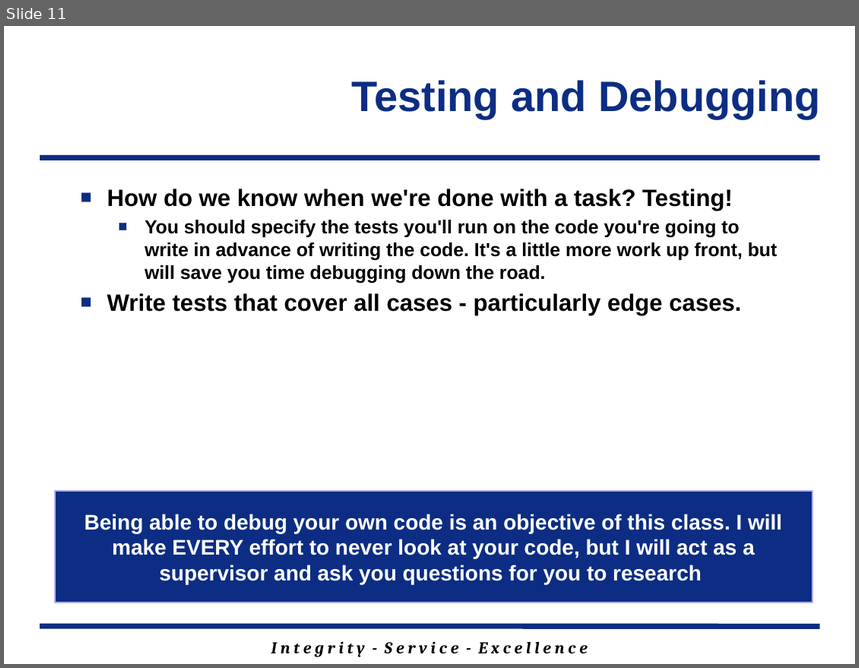
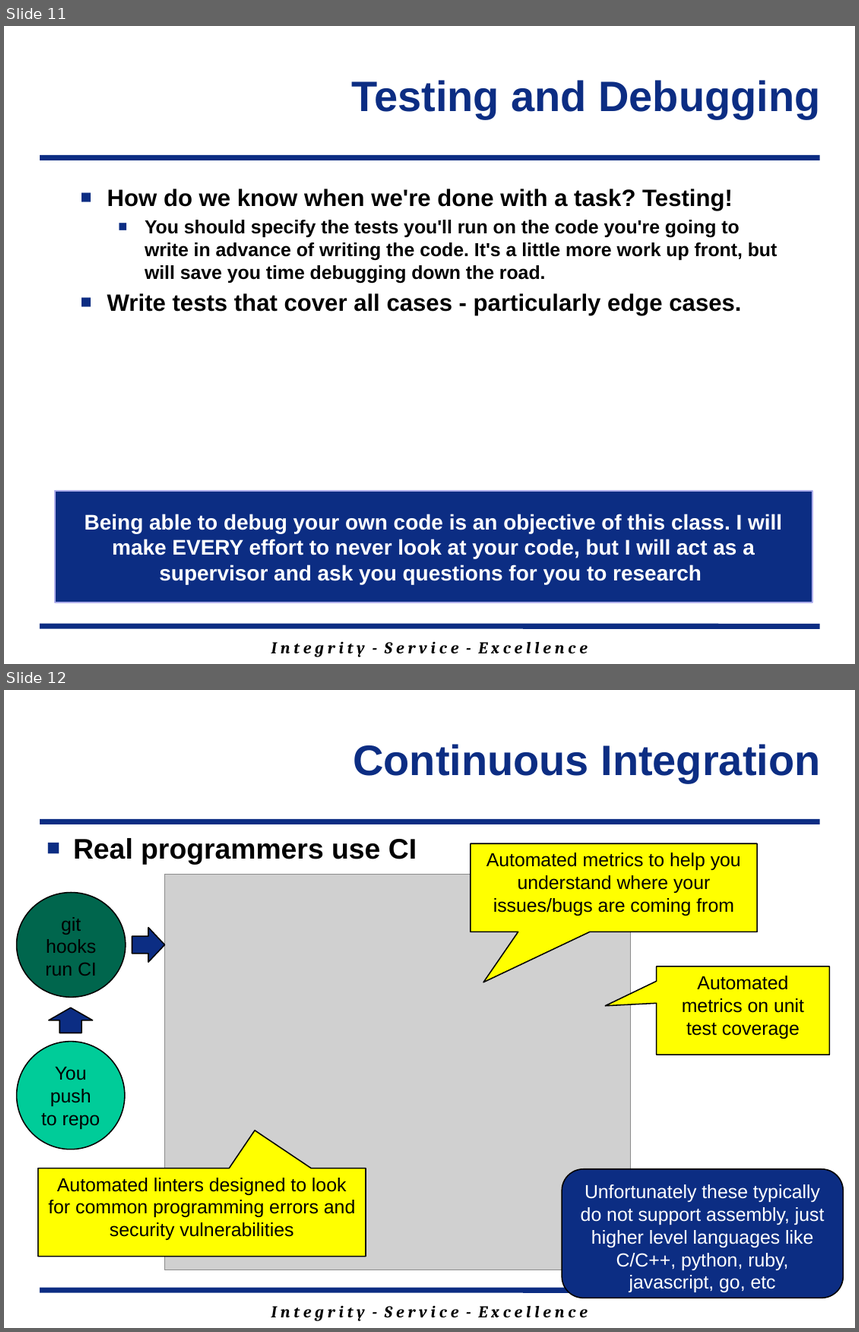
Before and after one commit to MarsUniversity/ECE382, a slide deck: source/lessons/lsn7/Lsn7.pptx. Shown one above the other, each under a label of ours: slide 11 before the commit, slides 11 and 12 after it. The pictures are 859x668 and 859x1332 pixels, drawn with LibreOffice and Linux fonts; fonts in the diff are those of the drawing; grey boxes stand for pictures; background and template pictures are left out. Boxes give left, top, right and bottom in pixels: in the first picture for what was removed or moved away, otherwise in the second. Text is boxed around its words. In the diff, an @@ line names an element or a change of style, - is before the commit and + after.

```diff
--- a/source/lessons/lsn7/Lsn7.pptx
+++ b/source/lessons/lsn7/Lsn7.pptx
@@ slide 12 added at <box>4,690,855,1328</box>, background #FFFFFF; not listed: 3 template elements that a slide beside it also shows @@
@@ title added at <box>353,744,820,782</box>, 36 pt, text #0C2D83, bold @@
+Continuous Integration
@@ text added at <box>73,838,417,864</box>, 24 pt, text #000000, bold @@
+■ Real programmers use CI
@@ speech box added at <box>471,844,757,932</box>, fill #FFFF00, outline #000000 1 pt, 16 pt, text #000000 @@
+Automated metrics to help you understand where your issues/bugs are coming from
@@ ellipse added at <box>17,893,126,997</box>, fill #00664D, outline #000000 1 pt, 16 pt, text #000000 @@
+git hooks run CI
@@ picture added at <box>165,875,630,1271</box> @@
@@ right arrow added at <box>132,927,164,962</box>, fill #0C2D83, outline #000000 1 pt @@
@@ speech box added at <box>657,967,829,1055</box>, fill #FFFF00, outline #000000 1 pt, 16 pt, text #000000 @@
+Automated metrics on unit test coverage
@@ up arrow added at <box>49,1008,94,1033</box>, fill #0C2D83, outline #000000 1 pt @@
@@ ellipse added at <box>17,1042,125,1150</box>, fill #00CC99, outline #000000 1 pt, 16 pt, text #000000 @@
+You push to repo
@@ speech box added at <box>38,1168,366,1257</box>, fill #FFFF00, outline #000000 1 pt, 16 pt, text #000000 @@
+Automated linters designed to look for common programming errors and security vulnerabilities
@@ rounded rectangle added at <box>563,1170,844,1298</box>, fill #0C2D83, outline #000000 1 pt, 16 pt, text #FFFFFF @@
+Unfortunately these typically do not support assembly, just higher level languages like C/C++, python, ruby, javascript, go, etc
```
Also in this commit, not shown: 1 slide changed, 4 other files.
